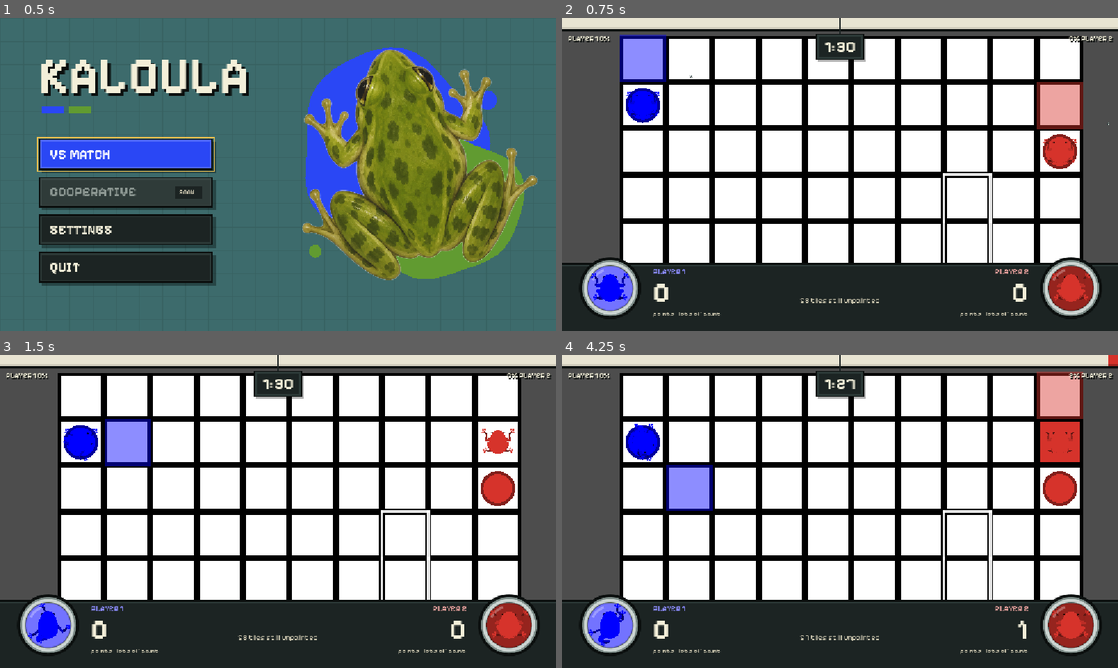
Above: before the commit, frames 1-4 (two rows, left to right).
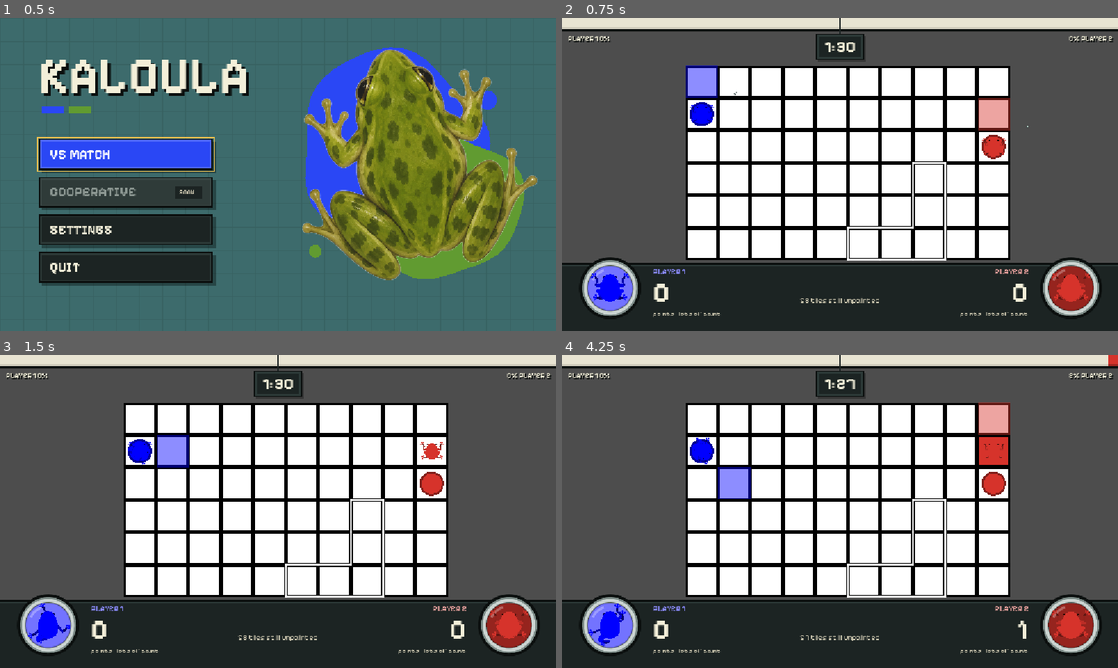
Above: after the commit, the same moments.

Repository: Jasp137/kaloula
Game: Godot game, scene res://scenes/menu/main_menu.tscn
Same seed, same stepped clock (60 frames per second), same inputs: the game is played once before the commit and once after it.
Inputs:
- Up to frame 1 (0.5 s): no input
- Up to frame 2 (0.75 s): click "VS MATCH" at 0.5 s
- Up to frame 3 (1.5 s): tap Enter at 1.25 s; hold D (turn_right) from 1.28 s (still down)
- Up to frame 4 (4.25 s): tap S (decrease_jump_distance) at 1.52, 2.27, 3.77 s; release D (turn_right) at 2.03 s; hold A (turn_left) 2.03-2.78 s; hold D (turn_right) from 2.78 s (still down)

Frame 1 is identical in both runs. In frame 2, 38% of the frame differs, in the area x 10-99%, y 5-79%; in frame 3, 38%; in frame 4, 38%, in the area x 10-94%, y 5-79%.

Commit message:
Update camera

Diff:
--- a/client/kaloula/scenes/game.tscn
+++ b/client/kaloula/scenes/game.tscn
@@ -43,7 +43,8 @@
 
 [node name="Camera2D" type="Camera2D" parent="." unique_id=2080512935]
 position = Vector2(120, 64)
-zoom = Vector2(3, 3)
+offset = Vector2(0, 12)
+zoom = Vector2(2.1, 2.1)
 
 [node name="Controllers" type="Node" parent="." unique_id=1309785512]
 
